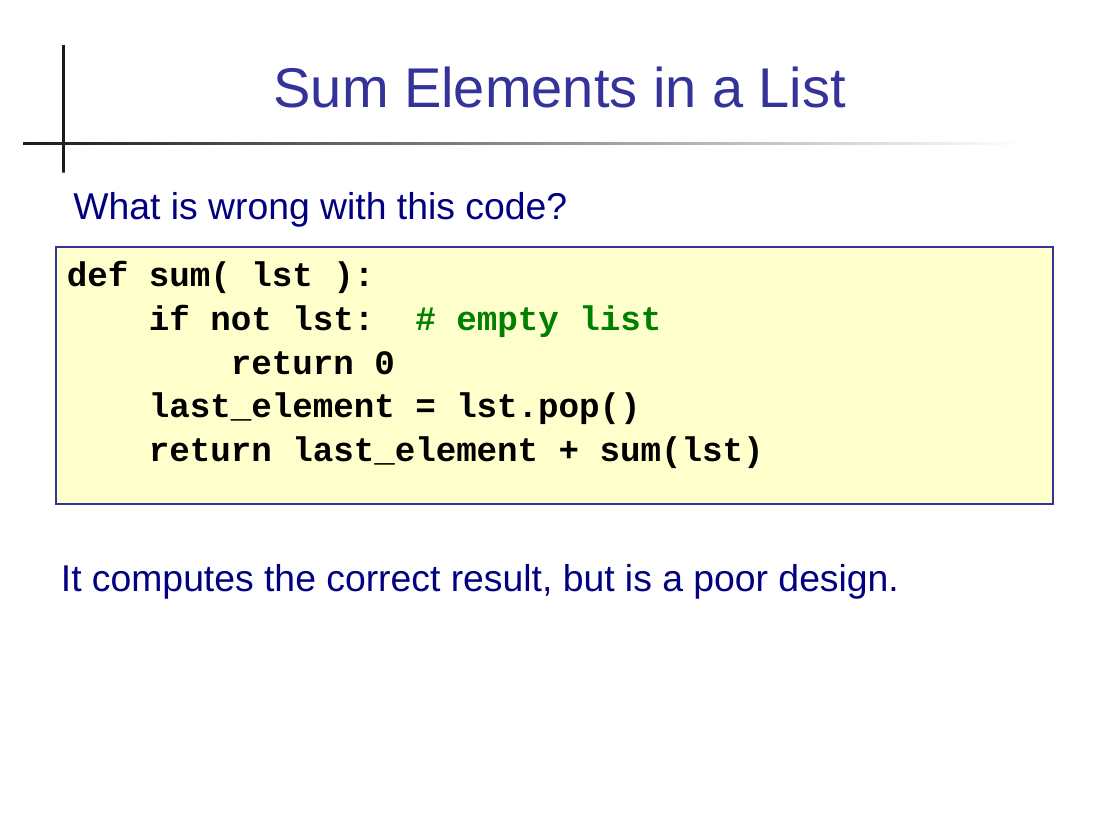
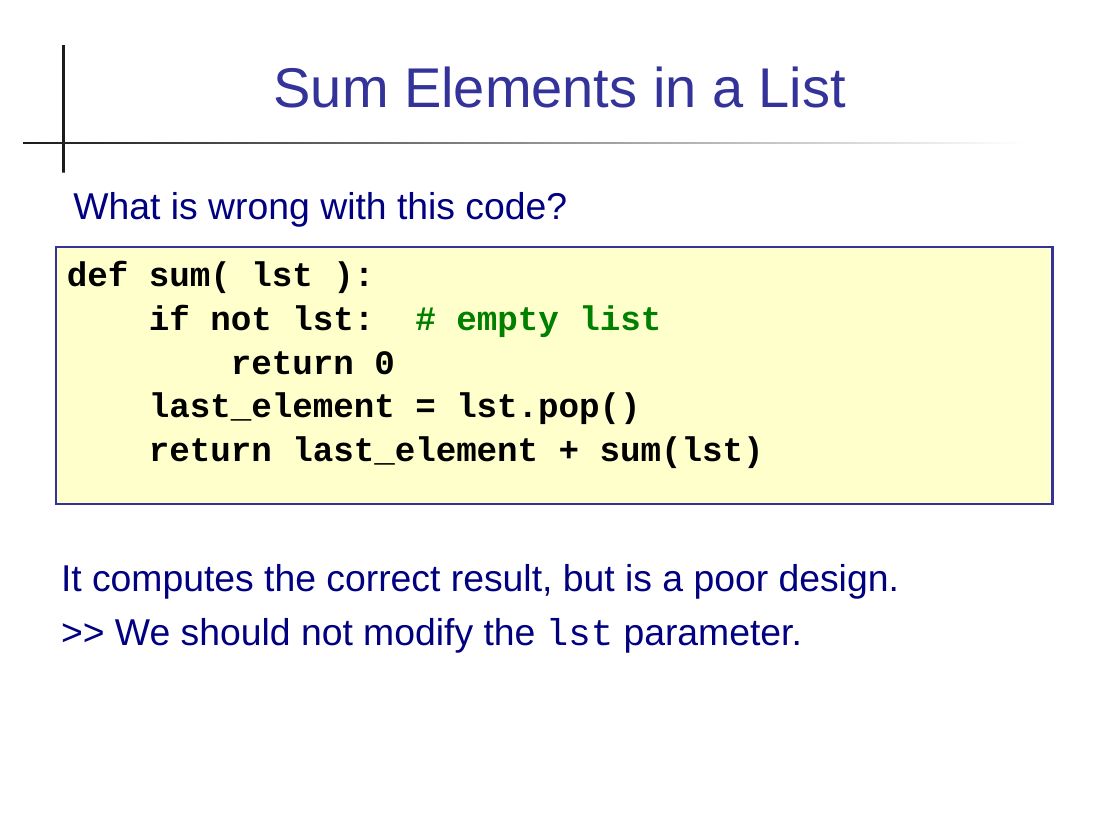
Before and after one commit to cpske/Prog2, a slide deck: slide 14 of recursion/Recursion.pptx. Drawn at 1120x840 pixels with LibreOffice and Linux fonts; fonts in the diff are those of the drawing. Boxes give left, top, right and bottom in pixels: in the first picture for what was removed or moved away, otherwise in the second. Text is boxed around its words. In the diff, an @@ line names an element or a change of style, - is before the commit and + after.

```diff
--- a/recursion/Recursion.pptx
+++ b/recursion/Recursion.pptx
@@ text at box(115, 618, 802, 653): paragraph added @@
+>> We should not modify the lst parameter.
```
Also in this commit, not shown: 6 other slides changed, 10 other files.
